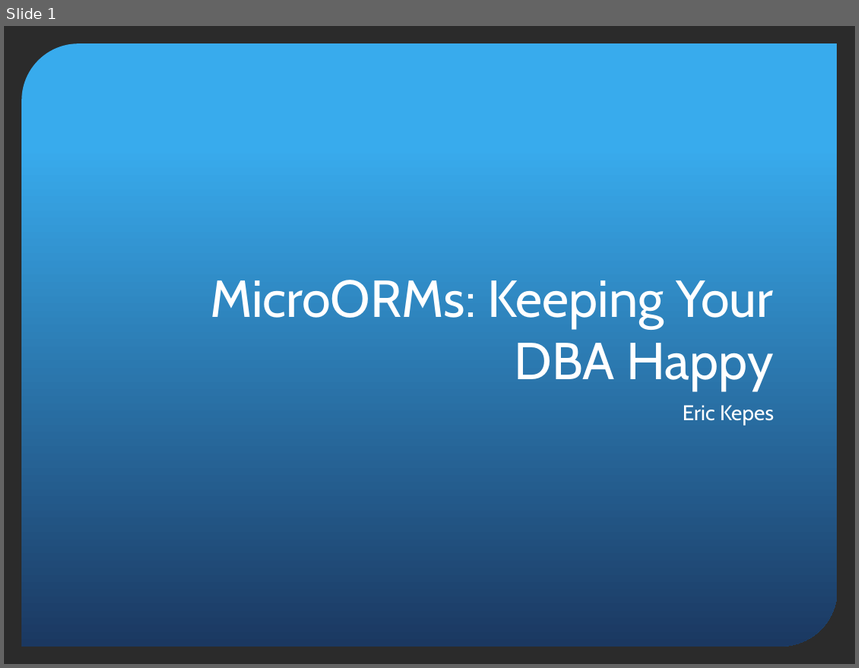
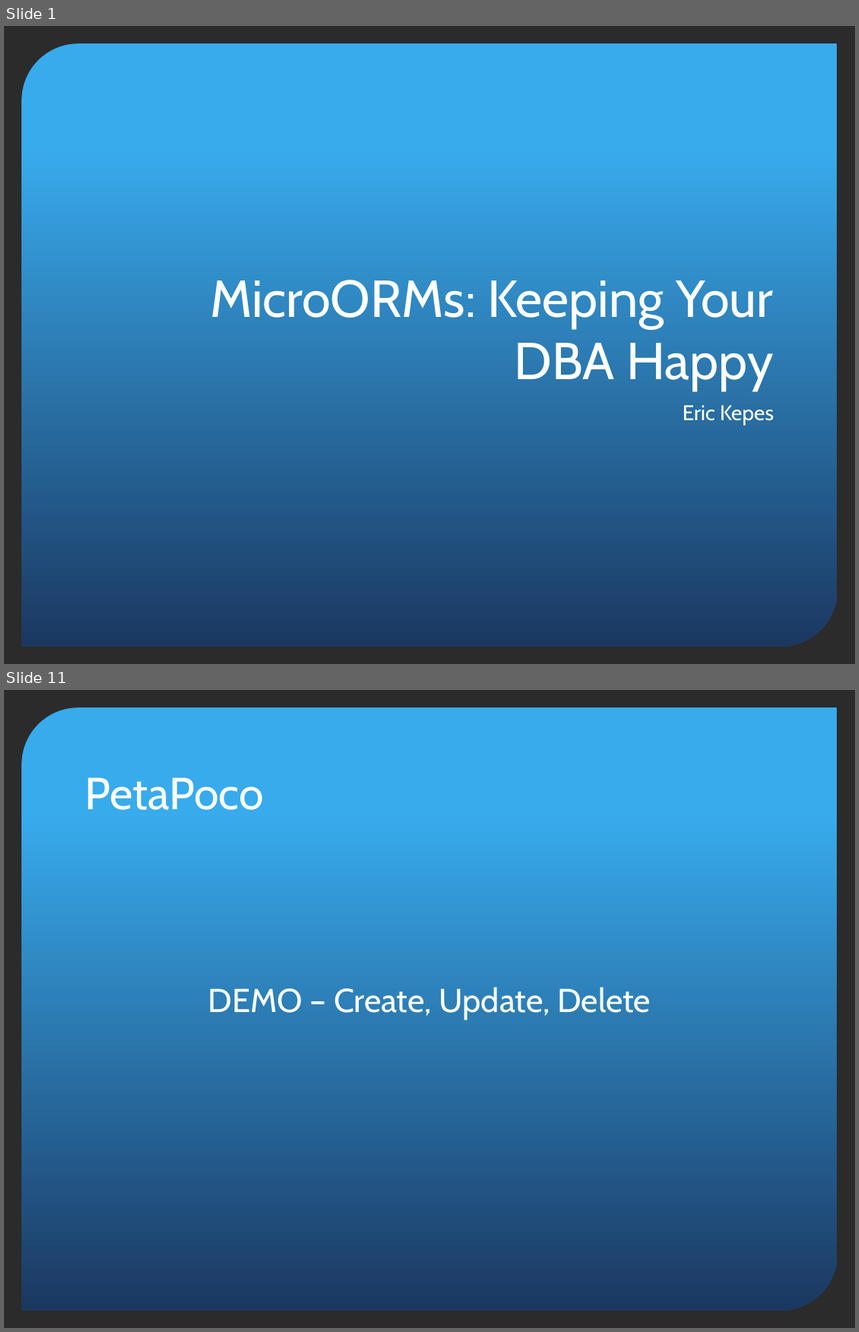
Before and after one commit to ekepes/Presentations, a slide deck: MicroORMs/MicroORMs - Keeping Your DBA Happy.pptx. Shown one above the other, each under a label of ours: slide 1 before the commit, slides 1 and 11 after it; the slides between them are not shown. The pictures are 859x668 and 859x1332 pixels, drawn with LibreOffice and Linux fonts; fonts in the diff are those of the drawing; background and template pictures are left out; a plain dark background stands for a picture behind light text. Boxes give left, top, right and bottom in pixels: in the first picture for what was removed or moved away, otherwise in the second. Text is boxed around its words. In the diff, an @@ line names an element or a change of style, - is before the commit and + after.

```diff
--- a/MicroORMs/MicroORMs - Keeping Your DBA Happy.pptx
+++ b/MicroORMs/MicroORMs - Keeping Your DBA Happy.pptx
@@ slide 11 added at [4,690,855,1328], background picture (left out); not listed: 1 template element that a slide beside it also shows @@
@@ title added at [85,777,264,810], 38 pt, text #FFFFFF @@
+PetaPoco
@@ text added at [208,987,652,1021], 28 pt, text #FFFFFF @@
+DEMO – Create, Update, Delete
```
Also in this commit, not shown: 1 slide changed, 10 other slides added, 1 other file.
